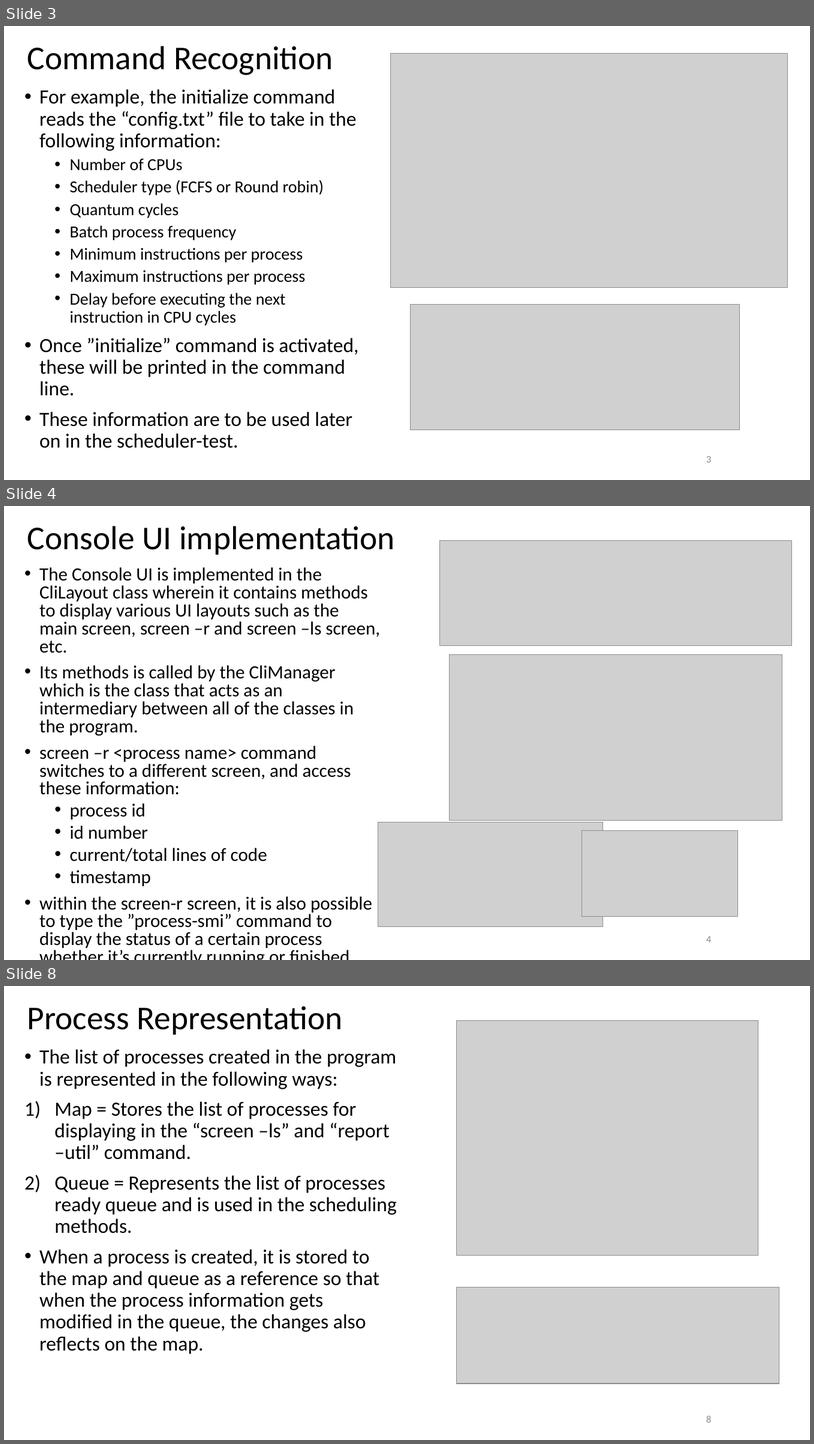
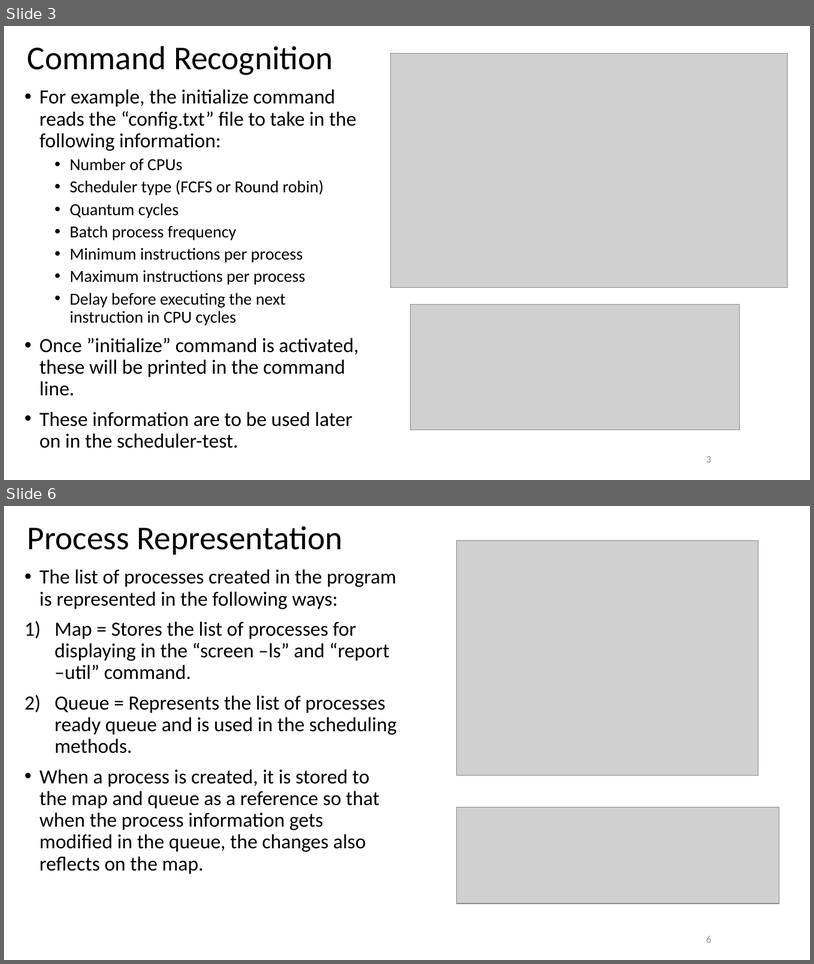
Before and after one commit to migsGUIao/CSOPESY_S12G25_Homeworks, a slide deck: MO2_PPT.pptx. Shown one above the other, each under a label of ours: slides 3, 4 and 8 before the commit, slides 3 and 6 after it; the slides between them are not shown. The pictures are 814x1444 and 814x964 pixels, drawn with LibreOffice and Linux fonts; fonts in the diff are those of the drawing; grey boxes stand for pictures; background and template pictures are left out. Boxes give left, top, right and bottom in pixels: in the first picture for what was removed or moved away, otherwise in the second. Text is boxed around its words. In the diff, an @@ line names an element or a change of style, - is before the commit and + after.

```diff
--- a/MO2_PPT.pptx
+++ b/MO2_PPT.pptx
@@ slide 4 removed at [4,506,810,960], background #FFFFFF @@
@@ title removed at [27,526,395,555] @@
-Console UI implementation
@@ picture removed at [440,540,792,645] @@
@@ text removed at [39,567,380,948] @@
-• The Console UI is implemented in the CliLayout class wherein it contains methods to display various UI layouts such as the main screen, screen –r and screen –ls screen, etc.
-• Its methods is called by the CliManager which is the class that acts as an intermediary between all of the classes in the program.
-• screen –r <process name> command switches to a different screen, and access these information:
-  • process id
-  • id number
-  • current/total lines of code
-  • timestamp
-• within the screen-r screen, it is also possible to type the ”process-smi” command to display the status of a certain process whether it’s currently running or finished.
@@ picture removed at [449,655,783,820] @@
@@ picture removed at [378,822,603,927] @@
@@ picture removed at [582,830,738,916] @@
@@ page number removed at [707,936,711,942] @@
-4
@@ what was slide 8 is now slide 6 @@
@@ page number at [707,936,711,942]: text changed @@
-8
+6
```
Also in this commit, not shown: 2 slides changed, 4 slides added, 2 other slides removed.
